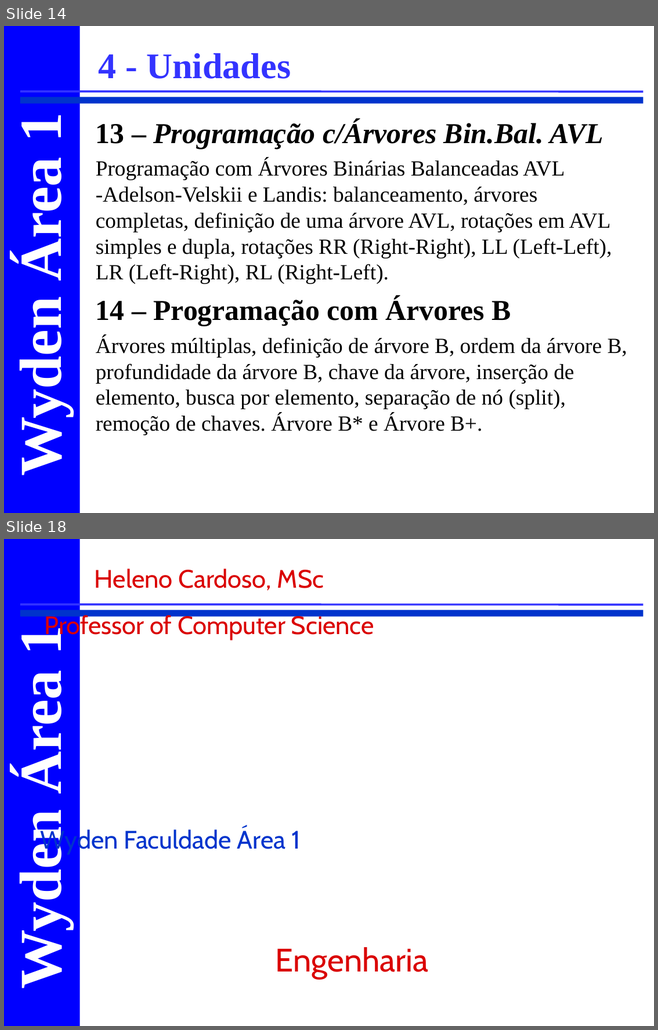
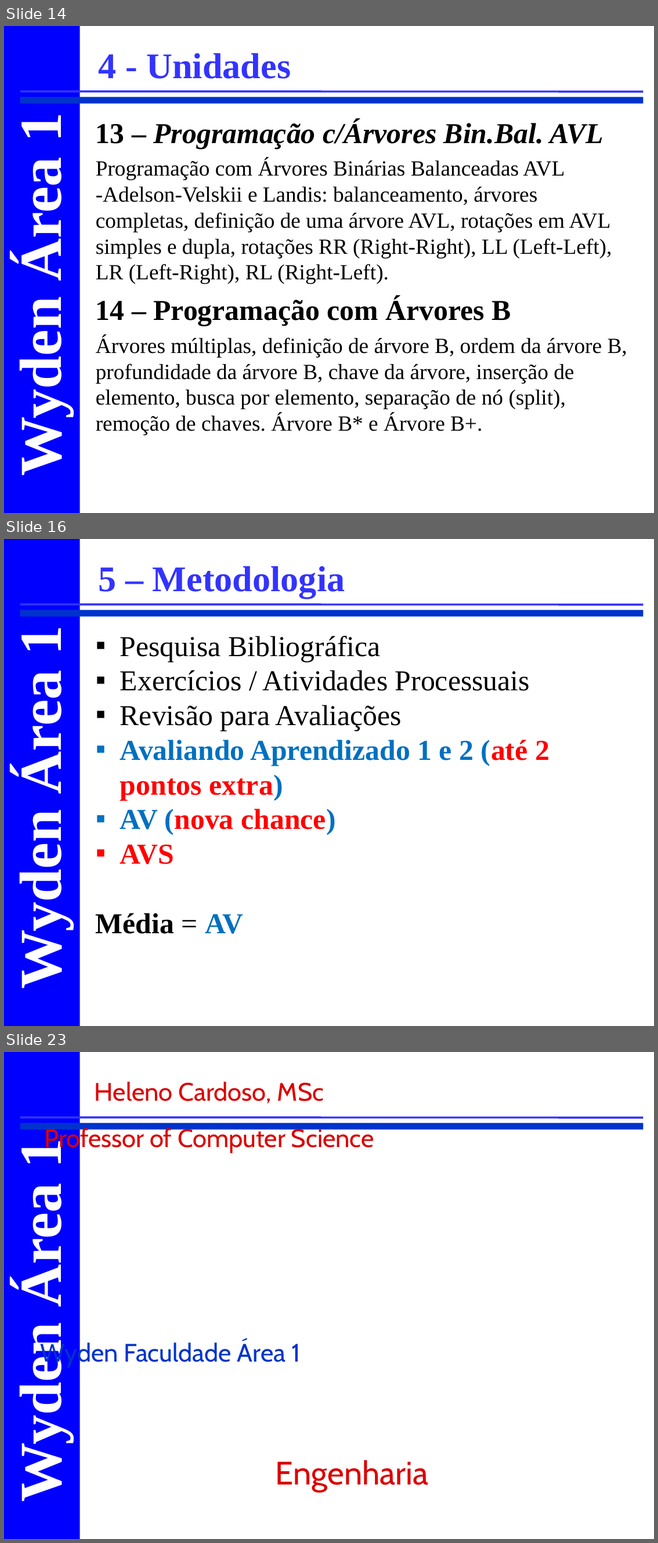
Before and after one commit to CloudEducationBrazil/WydenEstruturaDados, a slide deck: 00 Lesson Plan/Apresentação e Ementa Estrutura de Dados.ppt. Shown one above the other, each under a label of ours: slides 14 and 18 before the commit, slides 14, 16 and 23 after it; the slides between them are not shown. The pictures are 658x1030 and 658x1543 pixels, drawn with LibreOffice and Linux fonts; fonts in the diff are those of the drawing; background and template pictures are left out. Boxes give left, top, right and bottom in pixels: in the first picture for what was removed or moved away, otherwise in the second. Text is boxed around its words. In the diff, an @@ line names an element or a change of style, - is before the commit and + after.

```diff
--- a/00 Lesson Plan/Apresentação e Ementa Estrutura de Dados.ppt
+++ b/00 Lesson Plan/Apresentação e Ementa Estrutura de Dados.ppt
@@ slide 16 added at (4, 539, 654, 1026), background #FFFFFF; not listed: 4 template elements that a slide beside it also shows @@
@@ text added at (99, 566, 344, 598), 40 pt, text #3333FF, bold @@
+5 – Metodologia
@@ text added at (96, 636, 549, 934), 32 pt, text #000000 @@
+▪ Pesquisa Bibliográfica
+▪ Exercícios / Atividades Processuais
+▪ Revisão para Avaliações
+▪ Avaliando Aprendizado 1 e 2 (até 2 pontos extra)
+▪ AV (nova chance)
+▪ AVS
+Média = AV
@@ what was slide 18 is now slide 23 @@
```
Also in this commit, not shown: 4 slides changed, 5 other slides added, 1 slide removed.
